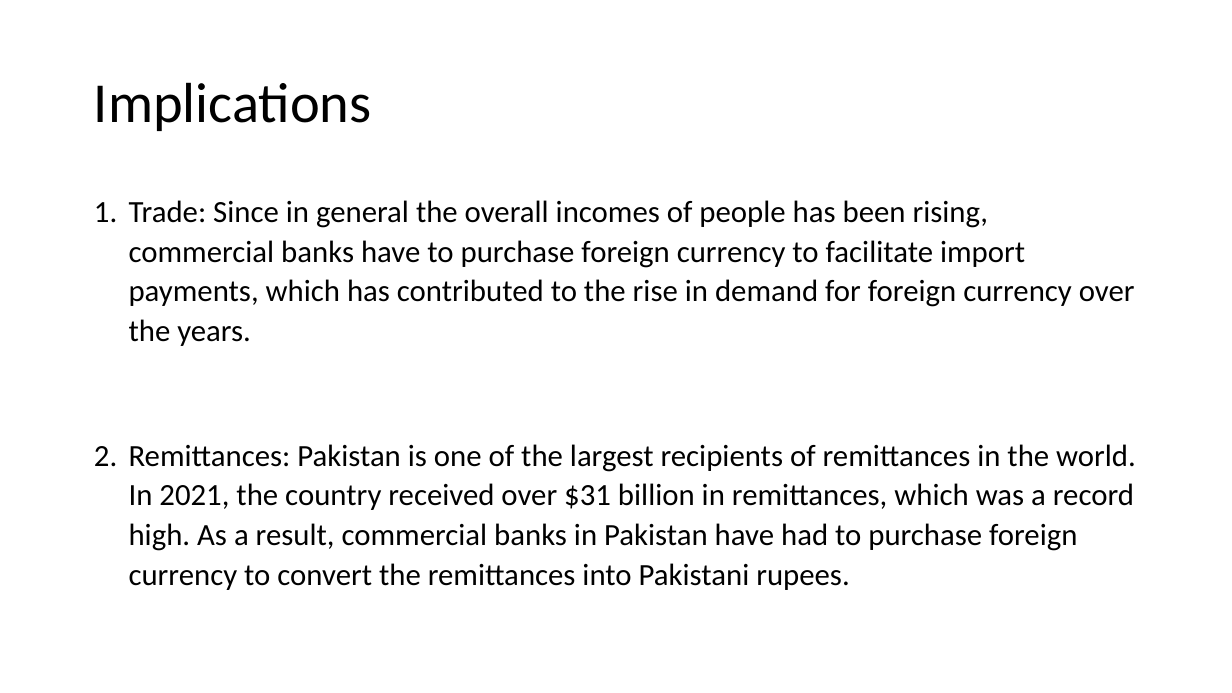
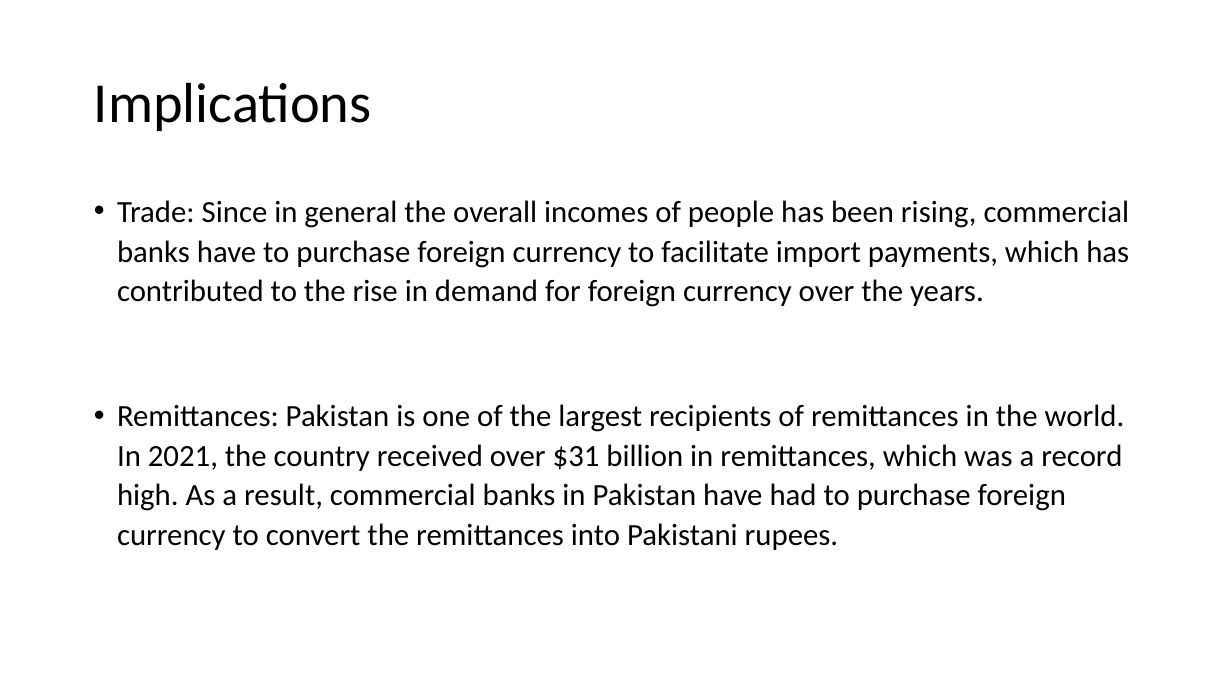
Before and after one commit to mirzakashiflse/23, a slide deck: slide 7 of FI&M.pptx (slide 6 before the commit). Drawn at 1232x693 pixels with LibreOffice and Linux fonts; fonts in the diff are those of the drawing. Boxes give left, top, right and bottom in pixels: in the first picture for what was removed or moved away, otherwise in the second. Text is boxed around its words. In the diff, an @@ line names an element or a change of style, - is before the commit and + after.

```diff
--- a/FI&M.pptx
+++ b/FI&M.pptx
@@ text "Trade: Since in general the ..." at <box>117,200,1130,550</box>: bullet 1. to • @@
```
Also in this commit, not shown: 1 slide added, 1 slide removed.
